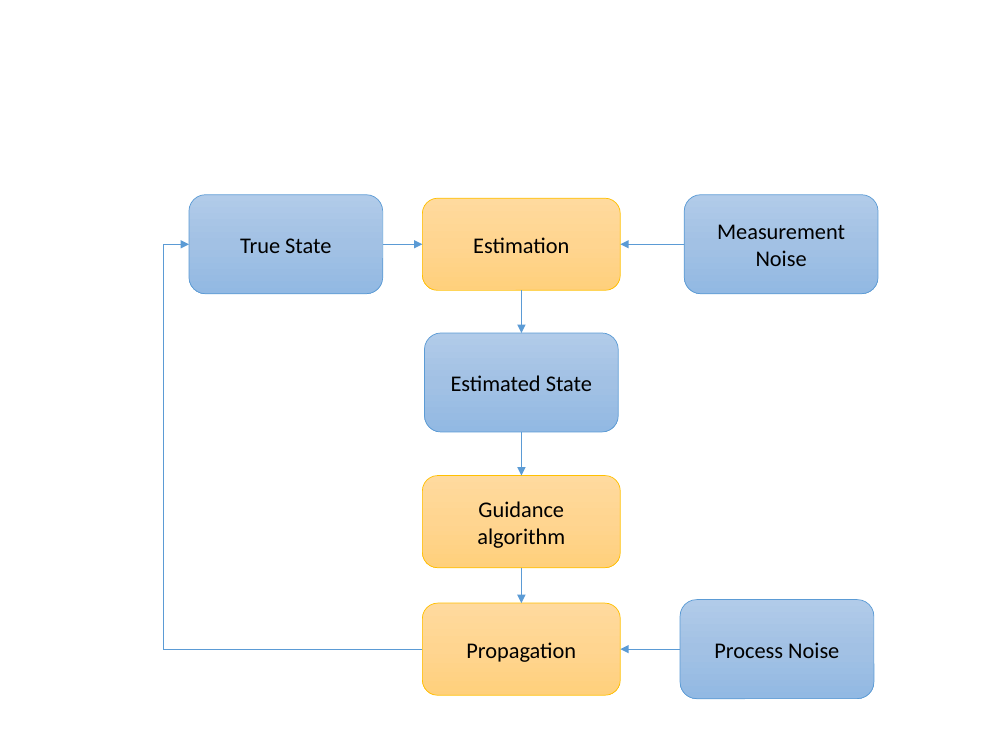
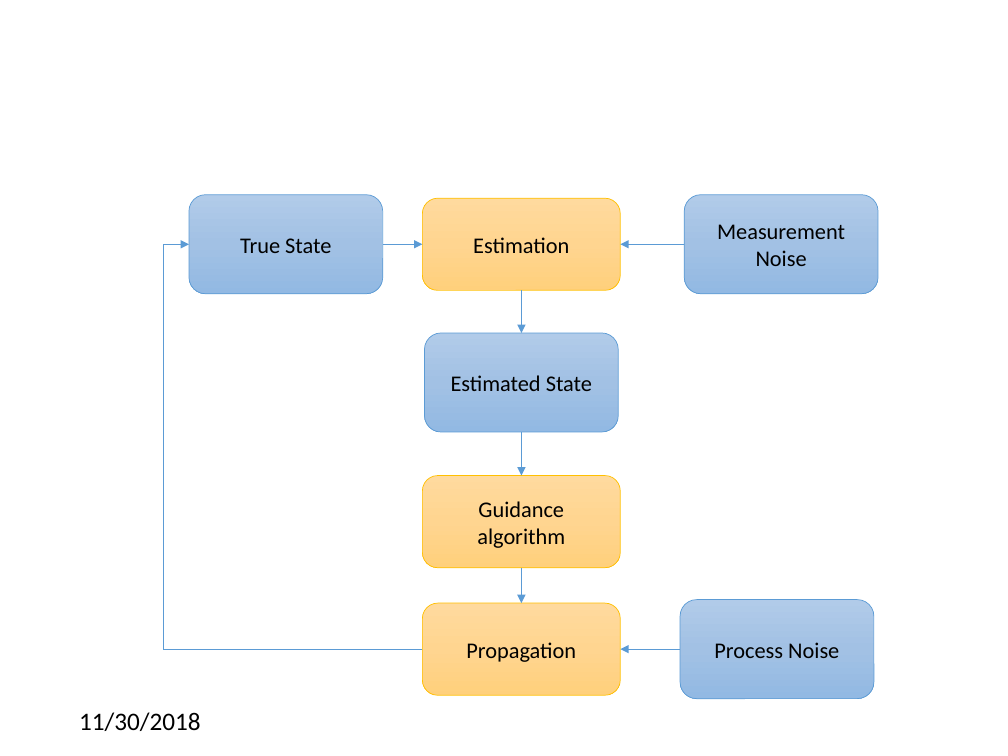
Before and after one commit to CDNoyes/EDL-Py, a slide deck: slide 34 of Documents/Qual Exam.pptx (slide 29 before the commit). Drawn at 1008x756 pixels with LibreOffice and Linux fonts; fonts in the diff are those of the drawing; background and template pictures are left out. Boxes give left, top, right and bottom in pixels: in the first picture for what was removed or moved away, otherwise in the second. Text is boxed around its words. In the diff, an @@ line names an element or a change of style, - is before the commit and + after.

```diff
--- a/Documents/Qual Exam.pptx
+++ b/Documents/Qual Exam.pptx
@@ text added at [79, 712, 200, 731], 18 pt, text #000000 @@
+11/30/2018
```
Also in this commit, not shown: 27 other slides changed, 6 slides added, 1 slide removed.
